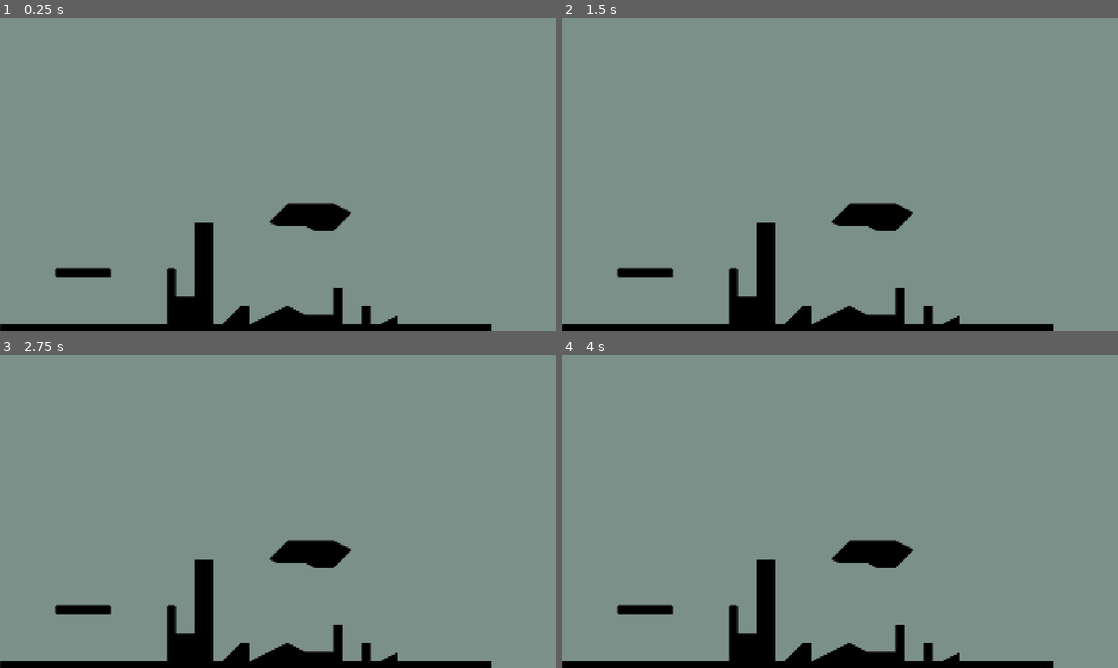
Above: before the commit, frames 1-4 (two rows, left to right).
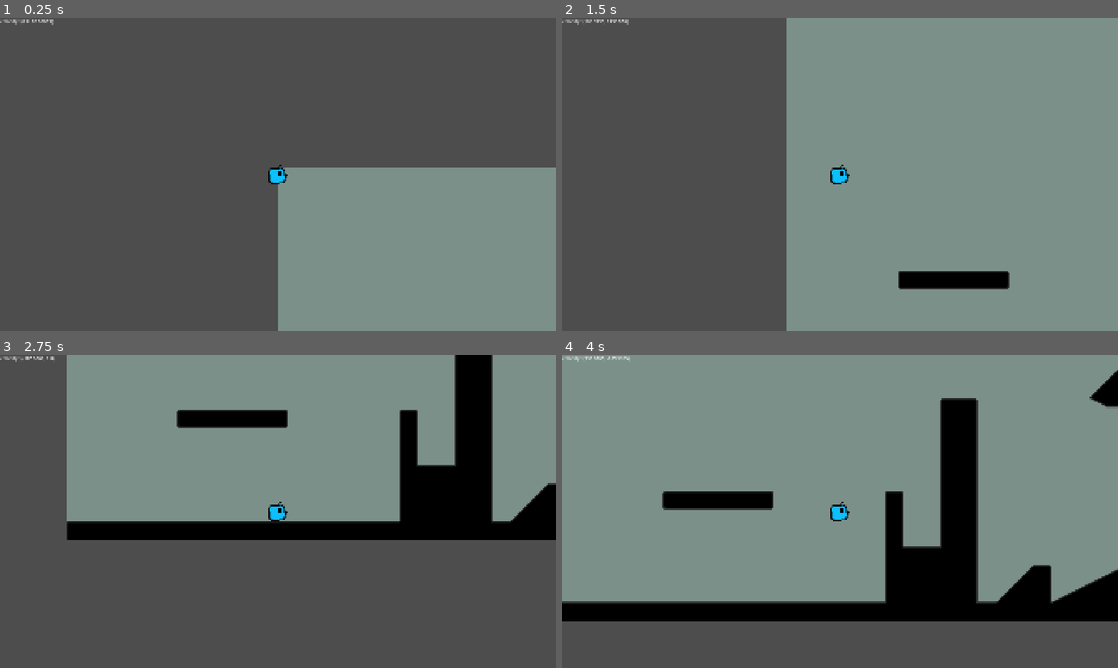
Above: after the commit, the same moments.

Repository: perlindgren/big_jump
Game: Godot game, scene res://scenes/main.tscn
Two runs of this game, one before a commit and one after it. Both use one fixed random seed, a clock stepped at 60 frames per second and the inputs below.
Inputs:
- Up to frame 1 (0.25 s): no input
- Up to frame 2 (1.5 s): tap Enter (ui_accept) at 0.5, 0.77 s; hold Right (ui_right) from 0.53 s (still down)
- Up to frame 3 (2.75 s): tap Enter (ui_accept) at 1.52 s; release Right (ui_right) at 2.03 s; hold Left (ui_left) from 2.03 s (still down)
- Up to frame 4 (4 s): release Left (ui_left) at 2.78 s; hold Right (ui_right) from 2.78 s (still down); tap Enter (ui_accept) at 3.02, 3.77 s

The runs differ from the first frame. In frame 1, 76% of the frame differs, in the area x 0-100%, y 0-100%; in frame 2, 45%; in frame 3, 61%; in frame 4, 32%.

Commit message:
camera zoom and autoload GameState

Diff:
--- a/project.godot
+++ b/project.godot
@@ -16,6 +16,10 @@
 run/max_fps=60
 config/icon="res://icon.svg"
 
+[autoload]
+
+GameState="*uid://x02rprh5gont"
+
 [display]
 
 window/size/viewport_width=1920
--- /dev/null
+++ b/scenes/hud.tscn
@@ -0,0 +1,11 @@
+[gd_scene format=3 uid="uid://dyhydap80532x"]
+
+[ext_resource type="Script" uid="uid://idoxx00tu7s7" path="res://scripts/label.gd" id="1_ahhtf"]
+
+[node name="HUD" type="CanvasLayer" unique_id=785256614]
+
+[node name="Velocity" type="Label" parent="." unique_id=276503178]
+offset_right = 40.0
+offset_bottom = 23.0
+text = "Velocity"
+script = ExtResource("1_ahhtf")
--- a/scenes/main.tscn
+++ b/scenes/main.tscn
@@ -2,9 +2,12 @@
 
 [ext_resource type="PackedScene" uid="uid://drh0a8hys81w6" path="res://scenes/ground.tscn" id="1_o5qli"]
 [ext_resource type="PackedScene" uid="uid://ctvg0c1ktf5fw" path="res://scenes/player.tscn" id="2_0wfyh"]
+[ext_resource type="PackedScene" uid="uid://dyhydap80532x" path="res://scenes/hud.tscn" id="3_sugp2"]
 
 [node name="Main" type="Node2D" unique_id=65176123]
 
-[node name="Level 1" parent="." unique_id=1672064429 instance=ExtResource("1_o5qli")]
+[node name="Level1" parent="." unique_id=1672064429 instance=ExtResource("1_o5qli")]
 
-[node name="CharacterBody2D" parent="." unique_id=1635808929 instance=ExtResource("2_0wfyh")]
+[node name="Player" parent="." unique_id=1635808929 instance=ExtResource("2_0wfyh")]
+
+[node name="HUD" parent="." unique_id=785256614 instance=ExtResource("3_sugp2")]
--- a/scenes/player.tscn
+++ b/scenes/player.tscn
@@ -1,13 +1,38 @@
 [gd_scene format=3 uid="uid://ctvg0c1ktf5fw"]
 
 [ext_resource type="Script" uid="uid://2o8rwl18xb2v" path="res://scripts/character_body_2d.gd" id="1_3vyb7"]
+[ext_resource type="Texture2D" uid="uid://ckqlp7vmbp3hr" path="res://assets/sprites/player.png" id="2_g2els"]
 
 [sub_resource type="RectangleShape2D" id="RectangleShape2D_srqkv"]
 size = Vector2(32, 32)
 
-[node name="CharacterBody2D" type="CharacterBody2D" unique_id=1635808929]
+[sub_resource type="SpriteFrames" id="SpriteFrames_y0dqn"]
+animations = [{
+"frames": [{
+"duration": 1.0,
+"texture": ExtResource("2_g2els")
+}],
+"loop": 1,
+"name": &"walk",
+"speed": 5.0
+}]
+
+[node name="Player" type="CharacterBody2D" unique_id=1635808929]
 script = ExtResource("1_3vyb7")
+jump_velocity = null
+acceleration = null
+air_acceleration = null
+friction = null
+air_friction = null
+max_speed = null
 
 [node name="CollisionShape2D" type="CollisionShape2D" parent="." unique_id=1864728684]
 shape = SubResource("RectangleShape2D_srqkv")
 debug_color = Color(1, 1, 0, 1)
+
+[node name="AnimatedSprite2D" type="AnimatedSprite2D" parent="." unique_id=1094311021]
+sprite_frames = SubResource("SpriteFrames_y0dqn")
+animation = &"walk"
+
+[node name="Camera2D" type="Camera2D" parent="." unique_id=2106928709]
+zoom = Vector2(2, 2)
--- a/scripts/character_body_2d.gd
+++ b/scripts/character_body_2d.gd
@@ -1,14 +1,11 @@
 extends CharacterBody2D
-
-
-
 
 @export var jump_velocity: float = 1000.0
 @export var acceleration: float = 1000.0
 @export var air_acceleration: float = 200.0
 @export var friction: float = 600.0
 @export var air_friction: float = 1.0
-@export var max_speed: float = 1000.0
+@export var max_speed: float = 4000.0
 
 func _physics_process(delta: float) -> void:
 	# Add the gravity.
@@ -26,7 +23,7 @@
 	if direction:
 		if is_on_floor():
 			velocity.x += direction * acceleration * delta
-			print("floor angle", get_floor_angle())
+			# print("floor angle", get_floor_angle())
 		else:
 			velocity.x += direction * air_acceleration * delta
 	else:
@@ -38,4 +35,5 @@
 
 	### Cap speed
 	velocity = velocity.limit_length(max_speed)
+	GameState.player_velocity = velocity
 	move_and_slide()
--- /dev/null
+++ b/scripts/game_state.gd
@@ -0,0 +1,13 @@
+extends Node
+
+# Global game state variables
+var player_velocity: Vector2 = Vector2.ZERO
+
+# Called when the node enters the scene tree for the first time.
+func _ready() -> void:
+	pass # Replace with function body.
+
+
+# Called every frame. 'delta' is the elapsed time since the previous frame.
+func _process(delta: float) -> void:
+	pass
--- /dev/null
+++ b/scripts/label.gd
@@ -0,0 +1,15 @@
+extends Label
+
+
+
+
+# Called when the node enters the scene tree for the first time.
+func _ready() -> void:
+	pass # Replace with function body.
+
+
+# Called every frame. 'delta' is the elapsed time since the previous frame.
+func _process(delta: float) -> void:
+
+	print(GameState.player_velocity)
+	text = "velocity : " + str(GameState.player_velocity)
Binary file changed: assets/sprites/player.png
Not shown, added: scripts/game_state.gd.uid
Not shown, added: scripts/label.gd.uid
